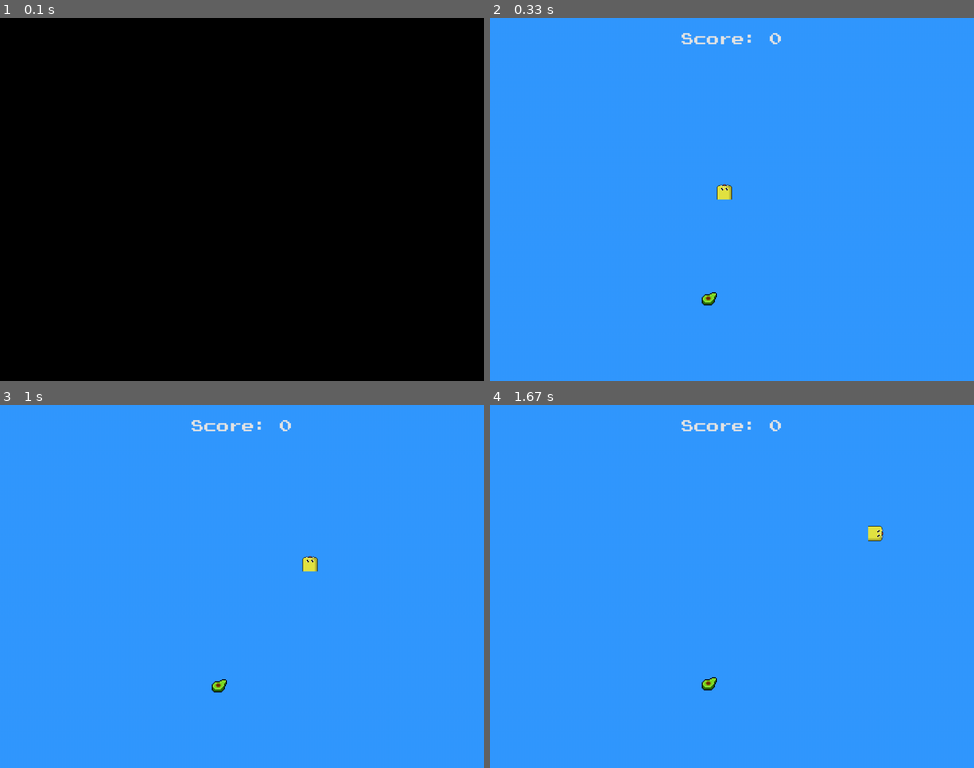
Above: before the commit, frames 1-4 (two rows, left to right).
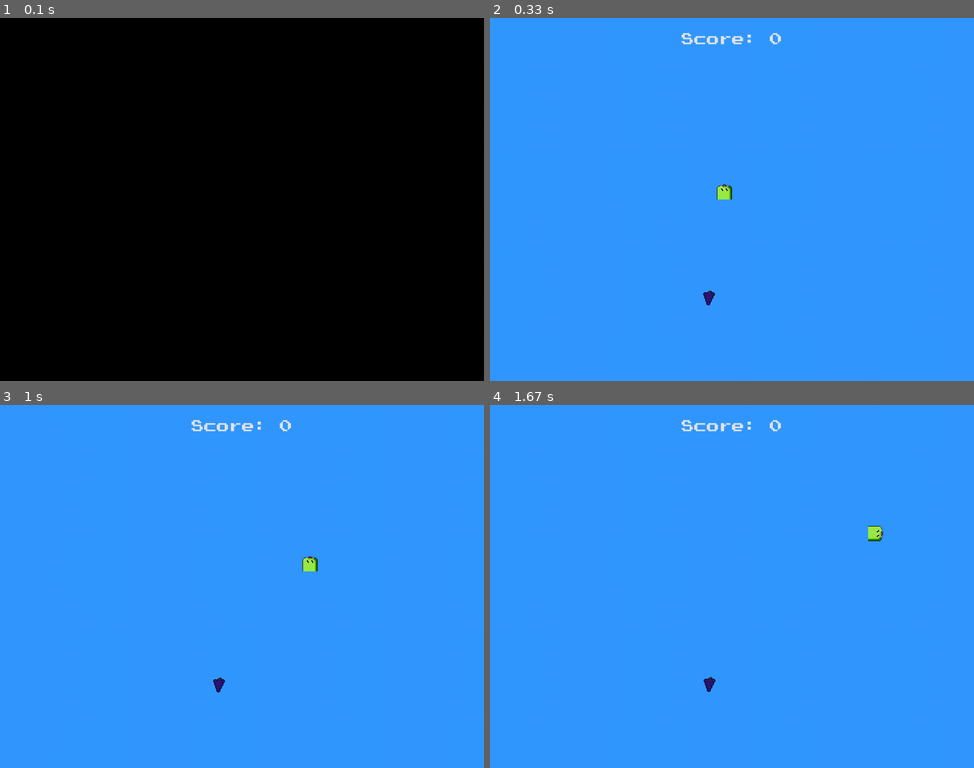
Above: after the commit, the same moments.

Repository: LUDUSLab/stem-games
Game: pygame game, started from natanael.lucena/snake/main.py
Two runs of this game, one before a commit and one after it. Both use one fixed random seed, a clock stepped at 60 frames per second and the inputs below.
Inputs:
- Up to frame 1 (0.1 s): no input
- Up to frame 2 (0.33 s): no input
- Up to frame 3 (1 s): hold D 0.33-0.8 s; hold W from 0.83 s (still down)
- Up to frame 4 (1.67 s): release W at 1.13 s; hold D 1.17-1.63 s

Frame 1 is identical in both runs. In frame 2, 0.2% of the frame differs, in the area x 43-50%, y 45-80%; in frame 3, 0.2%, in the area x 43-66%, y 41-80%; in frame 4, 0.2%.

Commit message:
Snake skin color is now changing according to fruit colors

Diff:
--- a/natanael.lucena/snake/main.py
+++ b/natanael.lucena/snake/main.py
@@ -40,8 +40,16 @@
     screen.blit(txt, pos)
 
 # Snake properties
-snake_imgs = [img("snake1"), img("snake2"), img("snake3")]
-snake = snake_imgs[0].get_rect()
+snake_colors = ["red", "yellow", "purple", "green"]
+snake_imgs = []
+for i in range(4):
+    aux = []
+    for j in range(3):
+        aux.append(img("snake_" + snake_colors[i] + str(j+1)))
+    snake_imgs.append(aux)
+
+
+snake = snake_imgs[0][0].get_rect()
 
 # Fruits properties
 fruits_imgs = [[] for x in range(4)]
@@ -53,10 +61,10 @@
         fruits_imgs[i].insert(j, img(img_names[i] + str(j + 1)))
 
 # Rotates the snake image by the given angle
-def rotate_imgs(angle):
+def rotate_imgs(angle, current_snake):
     global snake_imgs
-    for k in range(len(snake_imgs)):
-        snake_imgs[k] = pygame.transform.rotate(snake_imgs[k], angle)
+    for k in range(3):
+        snake_imgs[current_snake][k] = pygame.transform.rotate(snake_imgs[current_snake][k], angle)
 
 # Does what needs to be done when game is over
 def game_over_treatment():
@@ -81,6 +89,7 @@
             break  # If not, we are done
     set_obj_coordinates(general_fruit, general_fruit_x, general_fruit_y)  # set fruit random position
 
+
 # Main game loop
 def game_loop():
     global general_fruit_x, general_fruit_y, player_record, snake_imgs
@@ -90,9 +99,14 @@
     x_move, y_move = 0, 0
     snake_pos = []
     snake_len = 1
-    random_ind = randint(0, 3)
+    random_ind1 = randint(0, 3)
+    random_ind2 = randint(0, 3)
     frame_aux = 0
-    snake_imgs = [img("snake1"), img("snake2"), img("snake3")]
+    for n in range(4):
+        aux1 = []
+        for m in range(3):
+            aux1.append(img("snake_" + snake_colors[n] + str(m + 1)))
+        snake_imgs[n] = aux1
     random_fruit(snake_pos)
     # The game is not closed, so we either play again or leave the game
     while not game_close:
@@ -117,13 +131,14 @@
                     quit()
         game_clock.tick(10)
         screen.fill(COLOR_LIGHT_BLUE)
-        screen.blit(fruits_imgs[random_ind][frame_aux], general_fruit)
+        screen.blit(fruits_imgs[random_ind2][frame_aux], general_fruit)
         msg(continue_msg, "Score: {}".format(snake_len - 1),
             (center[0] - continue_msg.size("Score: *")[0] / 2, snake.w))
+        # Auxiliary variables
         frame_aux += 1
         if frame_aux > 2:
             frame_aux = 0
-
+        fruit_eated = (snake.x == general_fruit_x and snake.y == general_fruit_y)
         # Listen to players key and rotate the snake image to the respective direction
         for event in pygame.event.get():
             if event.type == pygame.QUIT:
@@ -131,32 +146,32 @@
             elif event.type == pygame.KEYDOWN:
                 if event.key == pygame.K_a and x_move <= 0:
                     if y_move <= 0 and x_move == 0:
-                        rotate_imgs(90)
+                        rotate_imgs(90, random_ind1)
                     elif y_move > 0:
-                        rotate_imgs(-90)
+                        rotate_imgs(-90, random_ind1)
                     x_move = -snake.w
                     y_move = 0
                 elif event.key == pygame.K_d and x_move >= 0:
                     if y_move <= 0 and x_move == 0:
-                        rotate_imgs(-90)
+                        rotate_imgs(-90, random_ind1)
                     elif y_move > 0:
-                        rotate_imgs(90)
+                        rotate_imgs(90, random_ind1)
                     x_move = snake.w
                     y_move = 0
                 elif event.key == pygame.K_w and y_move <= 0:
                     if x_move > 0 and y_move == 0:
-                        rotate_imgs(90)
+                        rotate_imgs(90, random_ind1)
                     elif x_move < 0:
-                        rotate_imgs(-90)
+                        rotate_imgs(-90, random_ind1)
                     y_move = -snake.w
                     x_move = 0
                 elif event.key == pygame.K_s and y_move >= 0:
                     if x_move > 0 and y_move == 0:
-                        rotate_imgs(-90)
+                        rotate_imgs(-90, random_ind1)
                     elif x_move < 0:
-                        rotate_imgs(90)
+                        rotate_imgs(90, random_ind1)
                     elif x_move == 0 and y_move == 0:
-                        rotate_imgs(180)
+                        rotate_imgs(180, random_ind1)
                     y_move = snake.w
                     x_move = 0
         # Snake moves
@@ -180,21 +195,30 @@
         # Draw snake
         for x in snake_pos:
             if x == snake_pos[0]:
-                screen.blit(snake_imgs[0], (x[0], x[1]))
+                screen.blit(snake_imgs[random_ind1][0], (x[0], x[1]))
             elif x == snake_pos[len(snake_pos) - 1]:
-                screen.blit(snake_imgs[2], (x[0], x[1]))
+                screen.blit(snake_imgs[random_ind1][2], (x[0], x[1]))
             else:
-                screen.blit(snake_imgs[1], (x[0], x[1]))
+                screen.blit(snake_imgs[random_ind1][1], (x[0], x[1]))
 
         # Fruit eated
-        if snake.x == general_fruit_x and snake.y == general_fruit_y:
-            random_ind = randint(0, 3)
+        if fruit_eated:
+            random_ind1 = random_ind2
             snake_len += 1
             apple_sound.play()
             random_fruit(snake_pos)
-
+            for m in range(3):
+                snake_imgs[random_ind1][m] = img("snake_" + snake_colors[random_ind1] + str(m + 1))  # Reset snake image
+            random_ind2 = randint(0, 3)
+            if x_move < 0:
+                rotate_imgs(90, random_ind1)
+            if x_move > 0:
+                rotate_imgs(-90, random_ind1)
+            if y_move > 0:
+                rotate_imgs(180, random_ind1)
+            if y_move < 0:
+                pass
         pygame.display.update()
-
     pygame.quit()
     quit()
 
Binary file added: natanael.lucena/snake/assets/natanael.lucena_snake_green1.png
Binary file added: natanael.lucena/snake/assets/natanael.lucena_snake_green2.png
Binary file added: natanael.lucena/snake/assets/natanael.lucena_snake_green3.png
Binary file added: natanael.lucena/snake/assets/natanael.lucena_snake_purple1.png
Binary file added: natanael.lucena/snake/assets/natanael.lucena_snake_purple2.png
Binary file added: natanael.lucena/snake/assets/natanael.lucena_snake_purple3.png
Binary file added: natanael.lucena/snake/assets/natanael.lucena_snake_red1.png
Binary file added: natanael.lucena/snake/assets/natanael.lucena_snake_red2.png
Binary file added: natanael.lucena/snake/assets/natanael.lucena_snake_red3.png
Renamed: natanael.lucena/snake/assets/natanael.lucena_snake1.png -> natanael.lucena/snake/assets/natanael.lucena_snake_yellow1.png
Renamed: natanael.lucena/snake/assets/natanael.lucena_snake2.png -> natanael.lucena/snake/assets/natanael.lucena_snake_yellow2.png
Renamed: natanael.lucena/snake/assets/natanael.lucena_snake3.png -> natanael.lucena/snake/assets/natanael.lucena_snake_yellow3.png
